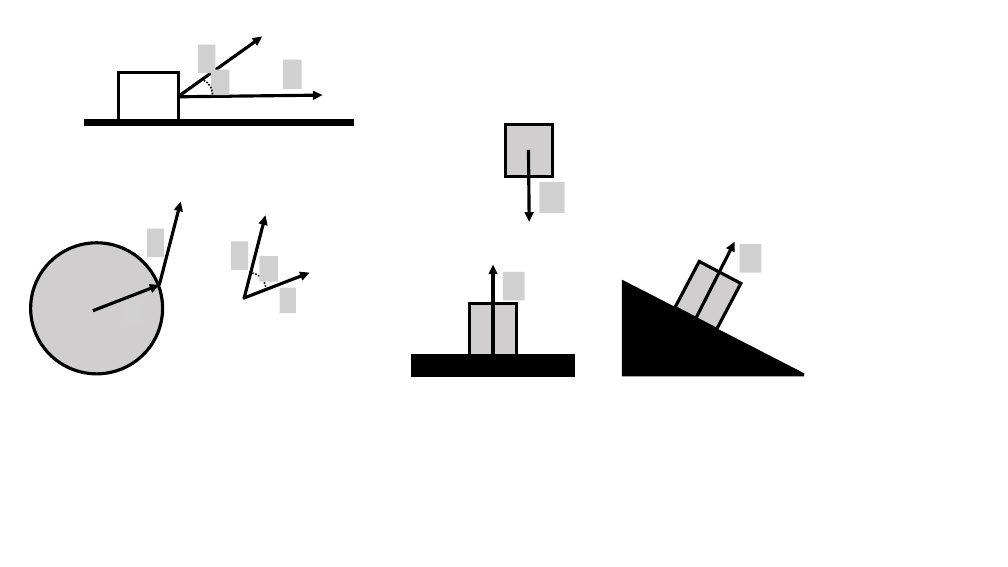
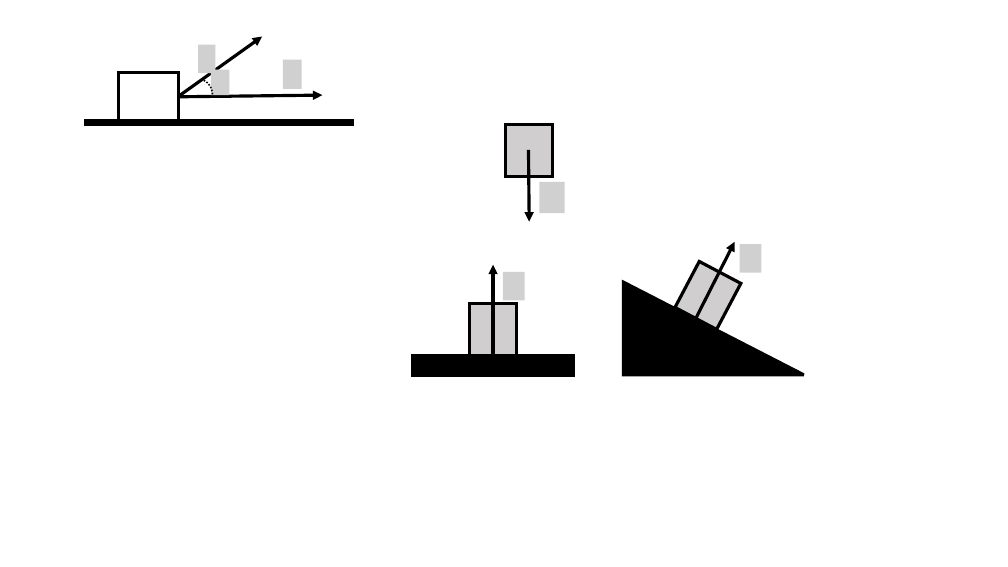
Before and after one commit to OSTP/PhysicsArtofModelling, a slide deck: slide 7 of tex/figures/Figures.pptx. Drawn at 1008x567 pixels with LibreOffice and Linux fonts; fonts in the diff are those of the drawing; grey boxes stand for pictures. Boxes give left, top, right and bottom in pixels: in the first picture for what was removed or moved away, otherwise in the second. Text is boxed around its words. In the diff, an @@ line names an element or a change of style, - is before the commit and + after.

```diff
--- a/tex/figures/Figures.pptx
+++ b/tex/figures/Figures.pptx
@@ group removed at <box>31,202,309,374</box>: 5 pictures, 4 arrows, 1 ellipse, 1 arc (boxed as its full ellipse) @@
```
Also in this commit, not shown: 9 other files.
